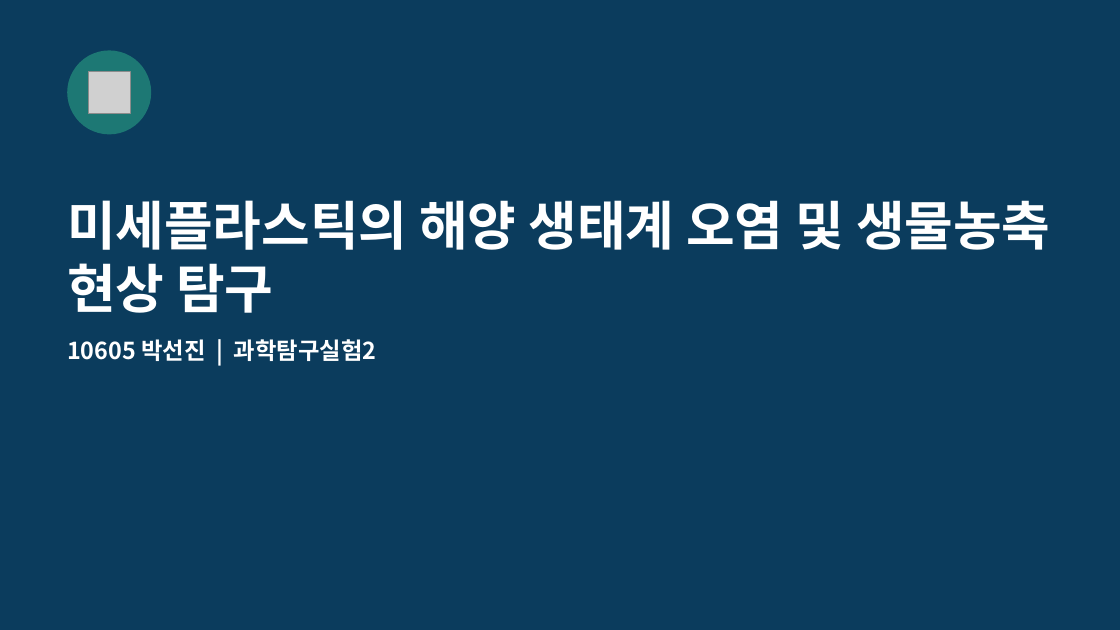
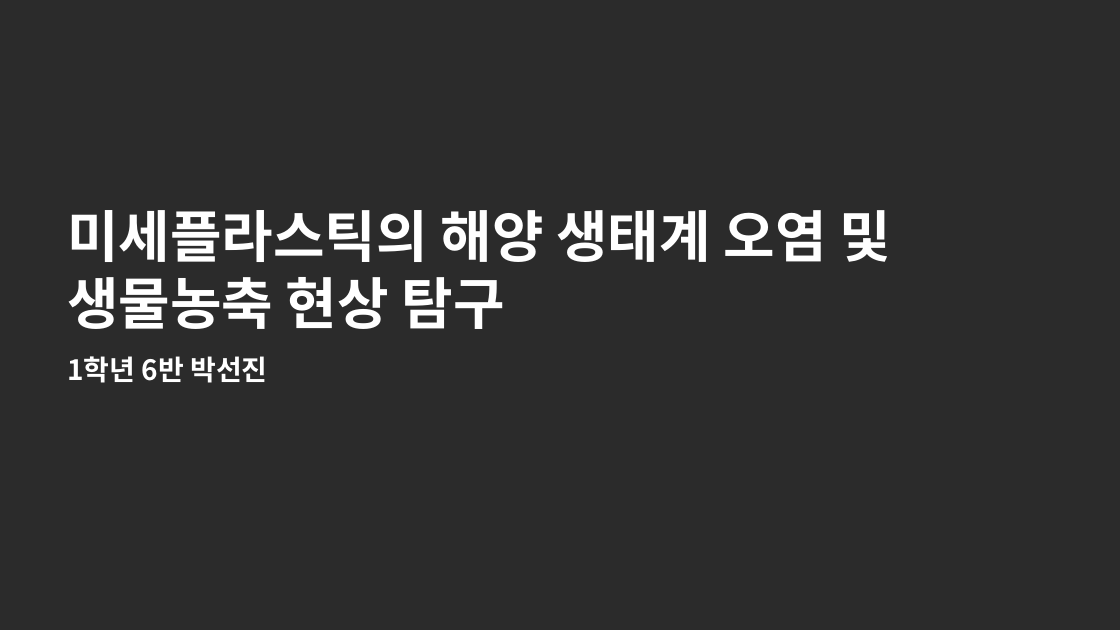
Before and after one commit to packsunjin/Graph, a slide deck: slide 1 of reports/미세플라스틱_발표_10605_박선진.pptx. Drawn at 1120x630 pixels with LibreOffice and Linux fonts; fonts in the diff are those of the drawing; grey boxes stand for pictures; background and template pictures are left out; a plain dark background stands for a picture behind light text. Boxes give left, top, right and bottom in pixels: in the first picture for what was removed or moved away, otherwise in the second. Text is boxed around its words. In the diff, an @@ line names an element or a change of style, - is before the commit and + after.

```diff
--- a/reports/미세플라스틱_발표_10605_박선진.pptx
+++ b/reports/미세플라스틱_발표_10605_박선진.pptx
@@ background #0B3C5D to picture (left out) @@
@@ ellipse removed at [67, 50, 151, 134] @@
@@ picture removed at [88, 72, 131, 114] @@
@@ title "미세플라스틱의 해양 생태계 오염 및 ..." at [67, 210, 891, 329]: size 34 to 36 pt @@
@@ text at [67, 356, 267, 383]: text changed; size 15 to 18 pt @@
-10605 박선진 | 과학탐구실험2
+1학년 6반 박선진
```
Also in this commit, not shown: 9 other slides changed, 4 slides added, 3 slides removed, 1 other file.
